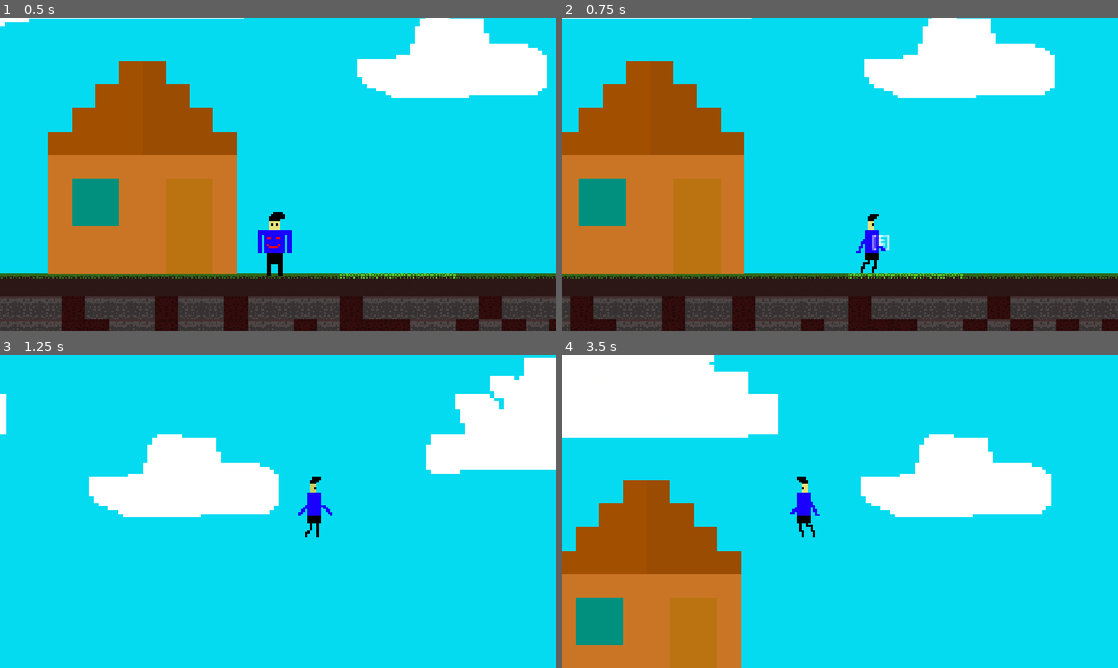
Above: before the commit, frames 1-4 (two rows, left to right).
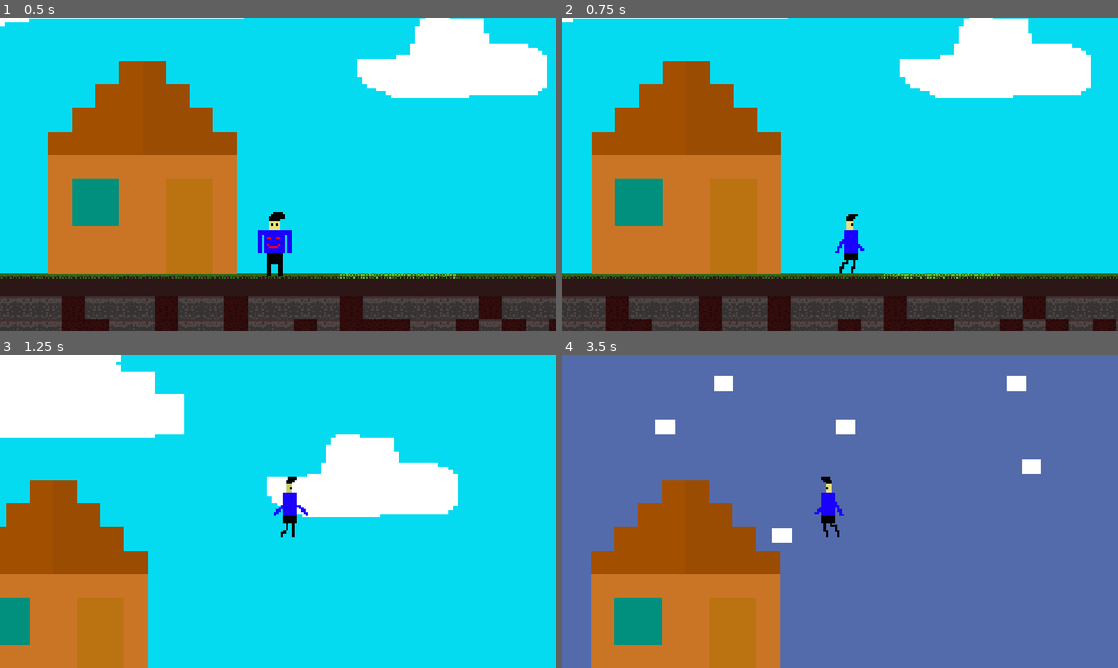
Above: after the commit, the same moments.

Repository: TheAbdullahSaleem/First-project-
Game: Godot game, scene res://scenes/world/World.tscn
The game is run twice, just before and just after one commit, with the same random seed, the same clock (stepped at 60 frames per second) and the same inputs.
Inputs (mouse positions are in pixels of both pictures, inside the frame that each line leads up to):
- Up to frame 1 (0.5 s): no input
- Up to frame 2 (0.75 s): tap Enter (ui_accept) at 0.5 s; move the mouse to (812, 237) at 0.52 s; press the mouse at (812, 237) at 0.53 s; hold D (right) from 0.53 s (still down)
- Up to frame 3 (1.25 s): keep holding D (right); tap W (jump) at 0.77 s
- Up to frame 4 (3.5 s): move the mouse to (1006, 558) at 1.27 s; release the mouse at (1006, 558) at 1.28 s; tap E (Interact) at 1.35, 2.85 s; tap W (jump) at 1.52, 3.02 s; move the mouse to (673, 464) at 2.02 s; release D (right) at 2.03 s; press the mouse at (673, 464) at 2.03 s; hold A (left) from 2.03 s (still down); move the mouse to (867, 511) at 2.77 s; release the mouse at (867, 511) at 2.78 s

Frame 1 is identical in both runs. In frame 2, 20% of the frame differs, in the area x 0-100%, y 0-100%; in frame 3, 39%; in frame 4, 89%.

Commit message:
day night

Diff:
--- a/scenes/world/World.tscn
+++ b/scenes/world/World.tscn
@@ -8,8 +8,9 @@
 [ext_resource type="PackedScene" uid="uid://di5j4qsfsh1s1" path="res://scenes/world/House/house.tscn" id="4_qh0kd"]
 [ext_resource type="PackedScene" uid="uid://dgh7exavoppb7" path="res://scenes/player/character_body_2d.tscn" id="5_yr1n6"]
 [ext_resource type="Resource" uid="uid://bdhf4pwfv3csv" path="res://Resources/WheatData.tres" id="7_252at"]
-[ext_resource type="Script" uid="uid://78i84sdje7wi" path="res://scripts/system/ChoiceUI.gd" id="7_l5ull"]
+[ext_resource type="Script" uid="uid://dhsiuryspmrxs" path="res://scripts/system/ChoiceUI.gd" id="7_l5ull"]
 [ext_resource type="Texture2D" uid="uid://cfngcvq8stoqx" path="res://assets/sprites/background/day.png" id="8_qh0kd"]
+[ext_resource type="Texture2D" uid="uid://dddf1ux0o80hs" path="res://assets/sprites/background/night.png" id="11_16fjv"]
 
 [sub_resource type="TileSetAtlasSource" id="TileSetAtlasSource_l5ull"]
 texture = ExtResource("1_qxiha")
@@ -189,7 +190,7 @@
 default_crop_data = ExtResource("7_252at")
 metadata/_edit_lock_ = true
 
-[node name="TextureRect" type="TextureRect" parent="." unique_id=1162393397]
+[node name="Day" type="TextureRect" parent="." unique_id=1162393397]
 z_index = -1
 anchors_preset = 15
 anchor_right = 1.0
@@ -205,6 +206,22 @@
 texture = ExtResource("8_qh0kd")
 metadata/_edit_lock_ = true
 
+[node name="Night" type="TextureRect" parent="." unique_id=144435690]
+z_index = -1
+anchors_preset = 15
+anchor_right = 1.0
+anchor_bottom = 1.0
+offset_left = -236.0
+offset_top = -303.0
+offset_right = 484.0
+offset_bottom = -3.0
+grow_horizontal = 2
+grow_vertical = 2
+scale = Vector2(1.5, 1.5)
+mouse_filter = 2
+texture = ExtResource("11_16fjv")
+metadata/_edit_lock_ = true
+
 [connection signal="pressed" from="CharacterBody2D/TextureRect2/Button" to="CharacterBody2D/TextureRect2" method="_on_button_pressed"]
 [connection signal="pressed" from="CharacterBody2D/TextureRect2/Button2" to="CharacterBody2D/TextureRect2" method="_on_button_2_pressed"]
 [connection signal="pressed" from="CharacterBody2D/TextureRect2/Button3" to="CharacterBody2D/TextureRect2" method="_on_button_3_pressed"]
--- a/scripts/Player/character_body_2d.gd
+++ b/scripts/Player/character_body_2d.gd
@@ -2,7 +2,7 @@
 
 var interactable_in_range = null
 
-const SPEED = 300.0
+const SPEED = 100.0
 const JUMP_VELOCITY = -500.0
 const GRAVITY = 1200.0
 
--- a/scripts/World/world.gd
+++ b/scripts/World/world.gd
@@ -4,3 +4,15 @@
 # Called when the node enters the scene tree for the first time.
 func _ready() -> void:
 	DayNightCycle.soil_tiles = get_tree().get_nodes_in_group("soil_tiles")
+	$Day.visible = true
+	$Night.visible = false
+	DayNightCycle.night_started.connect(_on_night_started)
+	DayNightCycle.day_started.connect(_on_day_started)
+
+func _on_night_started():
+	$Night.visible = true
+	$Day.visible = false
+
+func _on_day_started(day_number: int):
+	$Day.visible = true
+	$Night.visible = false
--- a/scripts/crops/Crop.gd
+++ b/scripts/crops/Crop.gd
@@ -28,7 +28,7 @@
 
 	# Random mutation chance on day 2+ (if allowed)
 	if current_stage >= 2 and crop_data.can_mutate and not is_mutated:
-		if randf() < 0.3:    # 30% chance
+		if randf() < 0.15:    # 15% chance
 			mutate()
 
 func grow() -> void:
--- a/scripts/system/ChoiceUI.gd
+++ b/scripts/system/ChoiceUI.gd
@@ -13,15 +13,17 @@
 
 func _on_button_3_pressed() -> void:
 	close_ui()
-	print("player made a choice")
+	print("player chose to ignore")
 
 func _on_button_2_pressed() -> void:
+	if active_crop != null:
+		active_crop.queue_free()
 	close_ui()
 	print("player made a choice")
 
 func _on_button_pressed() -> void:
 	if active_crop != null:
-		active_crop.queue_free()
+		pass
 	close_ui()
 	print("player destroyed the crop")
 
--- a/scripts/system/DayNightCycle.gd
+++ b/scripts/system/DayNightCycle.gd
@@ -41,6 +41,7 @@
 		tile.on_new_day()
 
 	day_started.emit(current_day)
+	day_ended.emit()
 	print("Day %d begins." % current_day)
 
 func skip_night():
Not shown, changed: scripts/system/ChoiceUI.gd.uid
